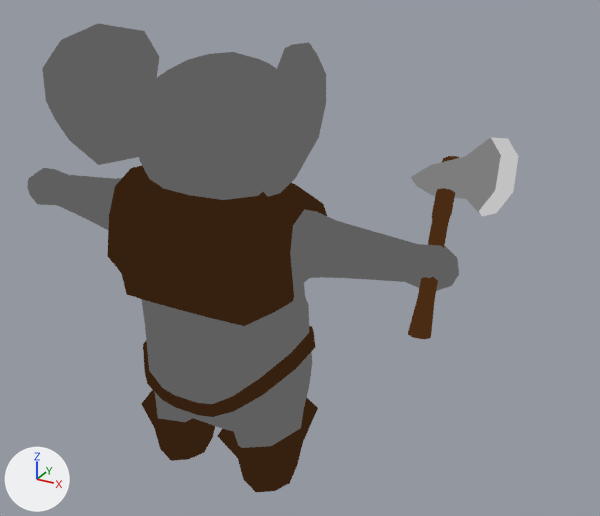
Renders of the Blender file Assets/SourceFiles/RatCharacter.blend from each side of a commit.
Both versions are drawn from a 50 mm camera at (0.908, -1.3, 1.224) aimed at (0.13, 0.116, 0.516). Every picture has the same lights, and +X, +Y and +Z are marked at lower left.

Objects in the first picture: 'Axe', 'RatCharacter'.
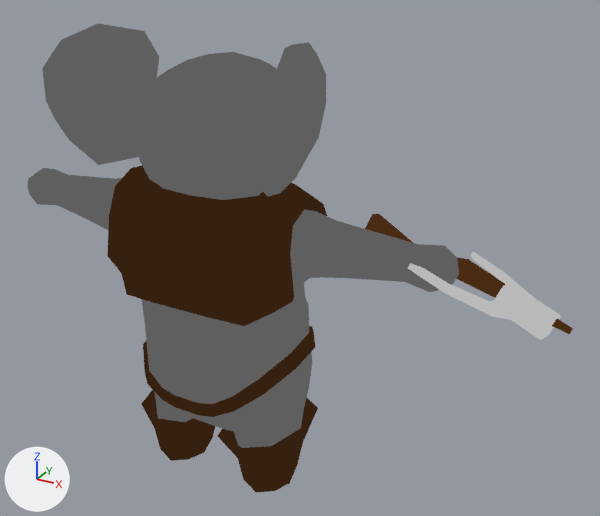
Where the change shows, as pixel boxes (x1, y1, x2, y2) in the pictures (600 x 516 px):
'Axe', hidden
    before: (408, 137, 518, 339)
'Crossbow', shown
    after: (365, 214, 573, 340)

The change, as a list of edits to the scene's bpy script:
```text
Change ob_axe:
    add ob_axe.hide_set(True)
Change ob_crossbow:
    remove ob_crossbow.hide_set(True)
```
